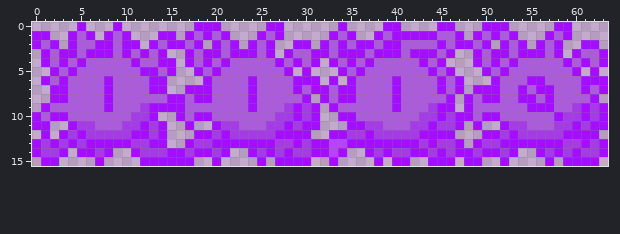
Two versions of one pixel-art sprite, ExeProject/Resources/Texture/Enemy/Enemy_air.png. The picture above is the old version.
The file is 384x96 pixels, drawn in blocks of 6x6; one block is one cell here. Colours within 5 levels of each other are drawn and written as one.
The result:
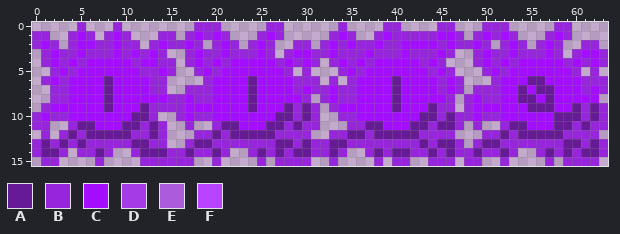
Palette (. is transparent): A #671a96  B #9625db  C #a40dff  D #a53be6  E #ac5bdd  F #b843ff
Changes in this commit:
Changed rows in their new state; - is an unchanged pixel.
first column x 0:
 0 -----B---B--------BBB-----BB------B----BB----BB---BBB-----BB----
 1 BB--BCB-BCB---BB-BCBCB---BCB-----BCB--BCBBBBBCCB-BCBCB---BCB----
 2 BCB-BCCBBCBB-BCBBCB-BCB-BCB--BB-BCBCBBCBBCCCCBCBBCB-BCB-BCB--BB-
 3 -BCBBCBBBCBCBCB--BCBBCBBBCB-BCCBBCBBBCBBBCBBBCB--BCBBCBBBCB-BCCB
 4 -BCBCBCCCCCBCCBB-BCBCBCCCCCBCBCB-BCBCBCCCCCBCB---BCBCBCCCCCBCBCB
 5 --BCBCCCCCCCBBCB--BCBCCCCCCCB-B---BCBCCCCCCCBCB---BCBCCCCCCCB-B-
 6 -BCBCCCCACCCCBB----BCCCCACCCCBBB-B-BCCCCACCCCBCB---BCCCAACCCCBBB
 7 --BBCCCCACCCCBB--BBBCCCCACCCCBCBBCBBCCCCACCCCBCB-BBBCCACAACCCBCB
 8 --BBCCCCACCCCCCBBCBBCCCCACCCCCB-BCBBCCCCACCCCCB-BCBBCCAACACCCC--
 9 -BCCCCCCACCCABBBBCCCCCCCACCCABAB-BCCCCCCACCCABB-BCCCCCCAAACCABAB
10 BCBBCCCCCCCAAB--BCBBCCCCCCCAABAB--BBCCCCCCCAABABBCBBCCCCCCAAABAB
11 BB--BAACCCAABAB--B--BAACCCAABABB---BBAACCCAABAAB-B--BAACCCAABABB
12 -B-BABAAAAABBAB---BBABAAAAABBBB--BBAABAAAAABBBB---BBABAAAAABBBB-
13 BABABABBBBBAABB--BAABBBBBBBAABABBAABBBBBBBBABAAB-BAABBBBBBBAABAB
14 BAAB-BBAB--BAAABBABBAB--BABABAABBAB--BABAABBABABBABBAB--BABABAAB
15 -BB----B----BBBBBB--B----B-BBBB--B----B-BB--BBB-BB--B----B-BBBB-
